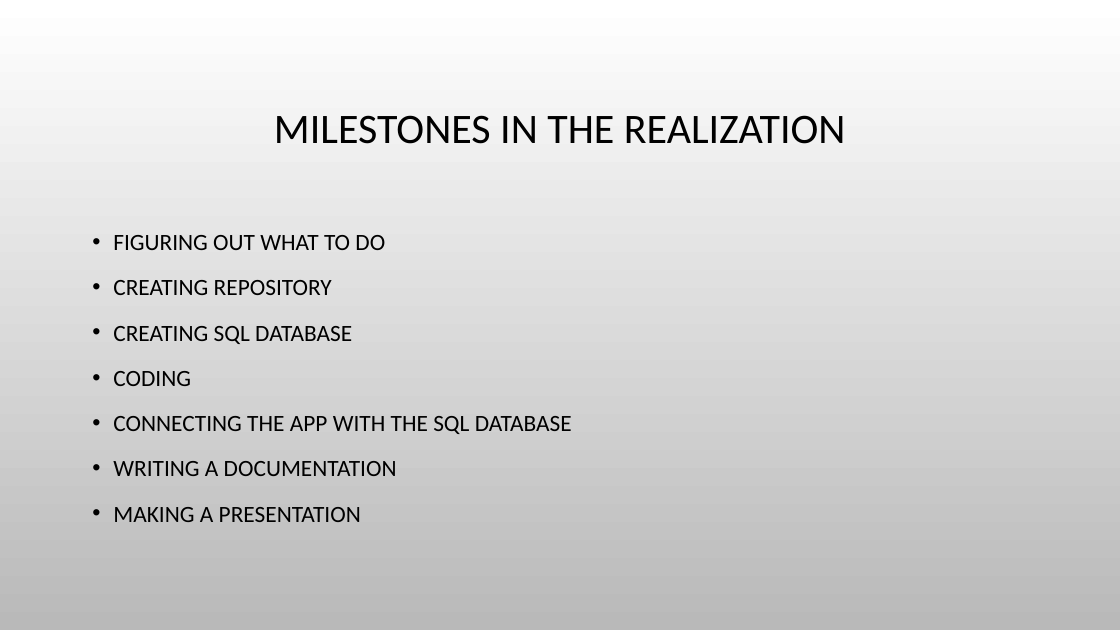
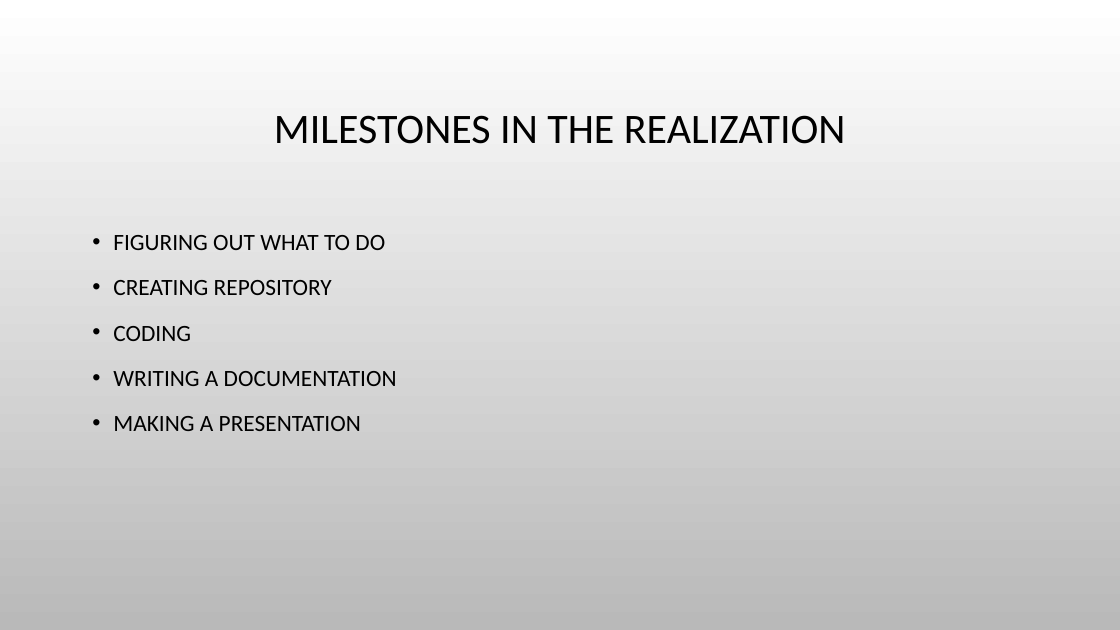
Before and after one commit to Yakarakolev18/ProjectManagementApplication, a slide deck: slide 3 of Documentation-presentation/Presentation - ScaleFocus.pptx. Drawn at 1120x630 pixels with LibreOffice and Linux fonts; fonts in the diff are those of the drawing; background and template pictures are left out. Boxes give left, top, right and bottom in pixels: in the first picture for what was removed or moved away, otherwise in the second. Text is boxed around its words. In the diff, an @@ line names an element or a change of style, - is before the commit and + after.

Commit message:
Final changes on presentation and documentation

```diff
--- a/Documentation-presentation/Presentation - ScaleFocus.pptx
+++ b/Documentation-presentation/Presentation - ScaleFocus.pptx
@@ text at box(113, 326, 352, 344): paragraph removed @@
-• CREATING SQL DATABASE
@@ text at box(113, 416, 572, 434): paragraph removed @@
-• CONNECTING THE APP WITH THE SQL DATABASE
```
Also in this commit, not shown: 1 other file.
